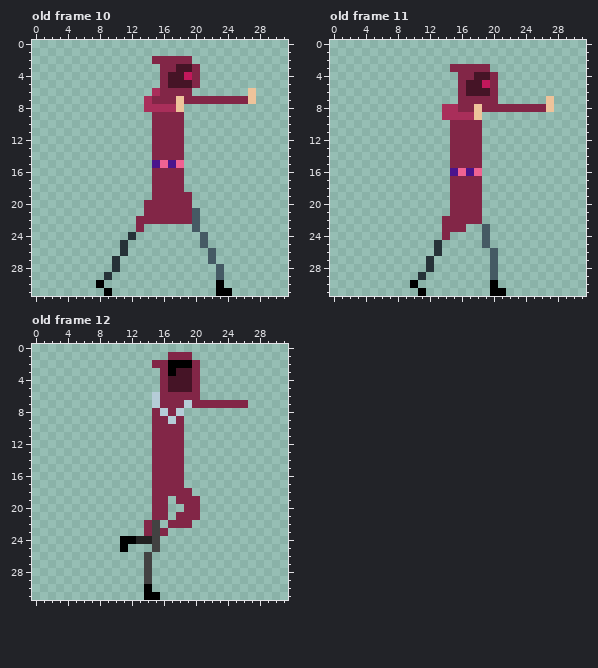
Two versions of one pixel-art file, SkeletonSlayerUnity/Assets/ASSETS_ROOT/animations/main_char/asperite/main--char-mage-rework-newhead-animation.aseprite. The picture above was drawn from the file before the commit.
32x32 pixels, 33 frames. Colours within 5 levels of each other are drawn and written as one. Shown: old frame 10, old frame 11, old frame 12. The commit also changed other frames, which this record leaves out.
After:
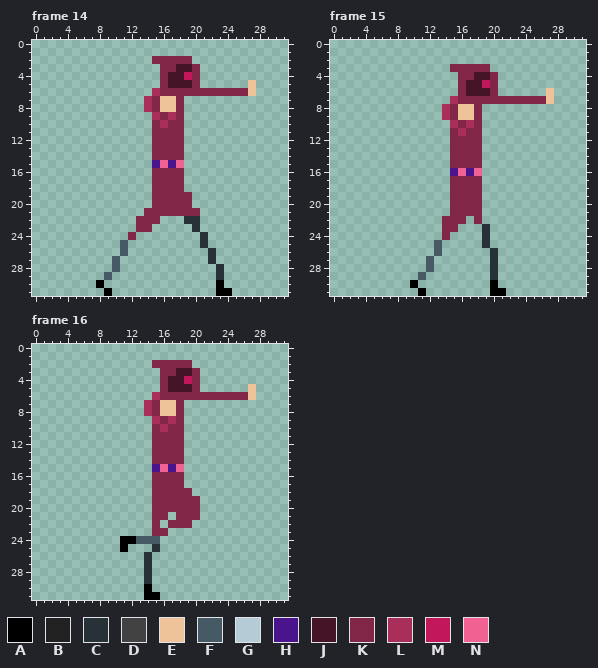
Palette (. is transparent): A #000000  B #212121  C #263238  D #424242  E #eec39a  F #455a64  G #b5ccd7  H #4a148c  J #451426  K #822647  L #a92e5a  M #c2185b  N #f06292
A new or re-ordered frame is compared with the old frame closest to it.
Change:
frames re-ordered
Frame 14 against old frame 10:
The author changed colour F to colour C in rows 22 to 23 at x 20; in rows 24 to 25 at x 21; in rows 26 to 27 at x 22; in rows 28 to 29 at x 23.
The author changed colour K to colour C in row 22 at x 19.
Colour E now appears in row 5 at x 27.
The author changed colour K to colour E in row 7 at x 16 to 17.
The author changed colour L to colour E in row 8 at x 16 to 17.
The author changed colour C to colour F in rows 25 to 26 at x 11; in rows 27 to 28 at x 10; in row 29 at x 9.
Colour K now appears in row 6 at x 20 to 26; in row 23 at x 14.
The author changed colour C to colour K in row 24 at x 12.
The author changed colour E to colour K in rows 7 to 8 at x 18.
The author changed colour F to colour K in row 21 at x 20.
The author changed colour L to colour K in row 8 at x 15.
The author changed colour K to colour L in row 9 at x 15 and 17; in row 10 at x 16.
The author cleared colour E in row 7 at x 27.
The author cleared colour K in row 7 at x 19 to 26; in row 20 at x 14; in row 22 at x 16 to 18.
Frame 15 against old frame 11:
The author changed colour F to colour C in rows 23 to 25 at x 19; in rows 26 to 29 at x 20.
Colour E now appears in row 6 at x 27.
The author changed colour K to colour E in row 8 at x 16 to 17.
The author changed colour L to colour E in row 9 at x 16 to 17.
The author changed colour C to colour F in rows 25 to 26 at x 13; in rows 27 to 28 at x 12; in row 29 at x 11.
Colour K now appears in row 7 at x 21 to 26.
The author changed colour E to colour K in rows 8 to 9 at x 18.
The author changed colour L to colour K in rows 8 to 9 at x 15.
Colour L now appears in row 7 at x 15.
The author changed colour K to colour L in row 10 at x 15 and 17; in row 11 at x 16.
The author cleared colour E in row 8 at x 27.
The author cleared colour K in row 8 at x 19 to 26; in row 22 at x 17; in row 23 at x 16.
Frame 16 against old frame 12:
The author changed colour D to colour C in row 25 at x 15; in rows 26 to 29 at x 14.
Colour E now appears in rows 5 to 6 at x 27.
The author changed colour G to colour E in row 8 at x 16.
The author changed colour K to colour E in row 7 at x 16 to 17; in row 8 at x 17.
The author changed colour B to colour F in row 24 at x 13 to 14.
The author changed colour D to colour F in row 24 at x 15.
The author changed colour K to colour H in row 15 at x 15 and 17.
Colour K now appears in row 6 at x 21 to 26; in row 19 at x 17; in row 20 at x 17 to 18.
The author changed colour A to colour K in row 2 at x 17 to 19; in row 3 at x 17.
The author changed colour D to colour K in rows 22 to 23 at x 15.
The author changed colour G to colour K in row 7 at x 15; in row 8 at x 18.
Colour L now appears in rows 7 to 8 at x 14.
The author changed colour G to colour L in row 6 at x 15; in row 9 at x 17.
The author changed colour K to colour L in row 9 at x 15; in row 10 at x 16.
The author changed colour J to colour M in row 4 at x 19.
The author changed colour K to colour N in row 15 at x 16 and 18.
The author cleared colour G in row 7 at x 19.
The author cleared colour K in row 1 at x 17 to 19; in row 2 at x 20; in row 7 at x 20 to 26; in rows 22 to 23 at x 14.
